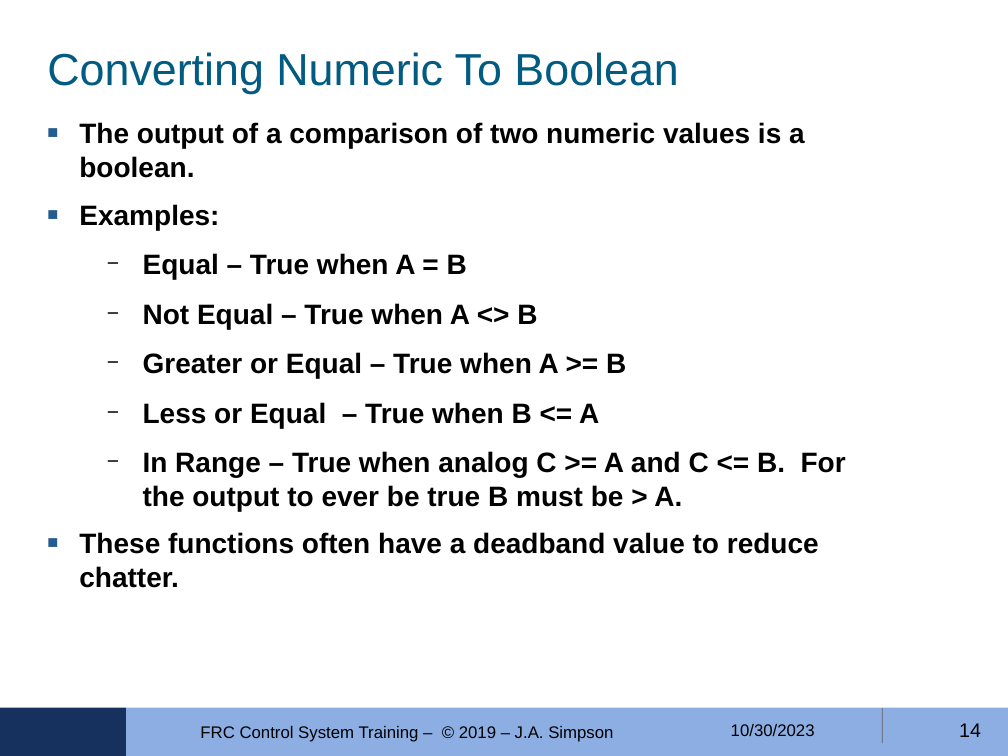
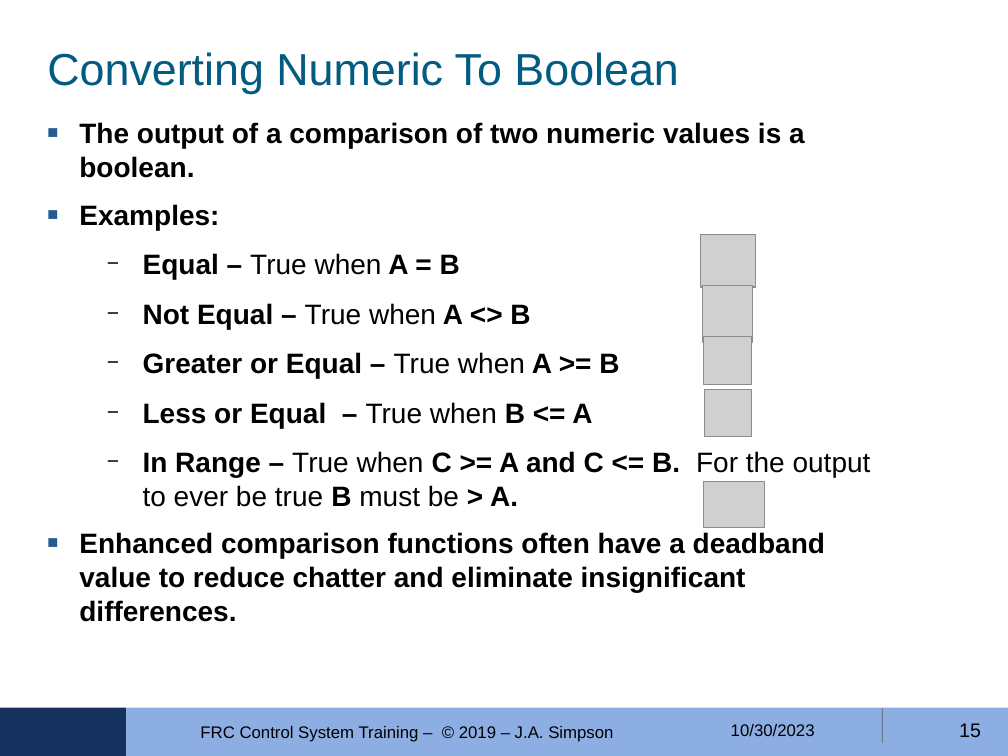
Before and after one commit to FRobotics/2023-RobotCode, a slide deck: slide 15 of Training/ControlLogic-04/FRC-4150-Ctrls-Training-MODULE-04--2023-10-30.odp (slide 14 before the commit). Drawn at 1008x756 pixels with LibreOffice and Linux fonts; fonts in the diff are those of the drawing; grey boxes stand for pictures; background and template pictures are left out. Boxes give left, top, right and bottom in pixels: in the first picture for what was removed or moved away, otherwise in the second. Text is boxed around its words. In the diff, an @@ line names an element or a change of style, - is before the commit and + after.

```diff
--- a/Training/ControlLogic-04/FRC-4150-Ctrls-Training-MODULE-04--2023-10-30.odp
+++ b/Training/ControlLogic-04/FRC-4150-Ctrls-Training-MODULE-04--2023-10-30.odp
@@ picture added at bbox=[701, 235, 756, 287] @@
@@ text at bbox=[143, 253, 619, 428]: bold off in "True when", "True when", "True when", "True when" @@
@@ picture added at bbox=[703, 285, 753, 342] @@
@@ picture added at bbox=[704, 337, 752, 385] @@
@@ picture added at bbox=[705, 389, 752, 436] @@
@@ text at bbox=[79, 451, 871, 622]: text changed @@
-  − In Range – True when analog C >= A and C <= B. For the output to ever be true B must be > A.
-■ These functions often have a deadband value to reduce chatter.
+  − In Range – True when C >= A and C <= B. For the output to ever be true B must be > A.
+■ Enhanced comparison functions often have a deadband value to reduce chatter and eliminate insignificant differences.
@@ picture added at bbox=[704, 481, 764, 527] @@
@@ page number at bbox=[959, 723, 981, 738]: text changed @@
-14
+15
```
Also in this commit, not shown: 4 other slides changed, 4 slides added, 3 other files.
